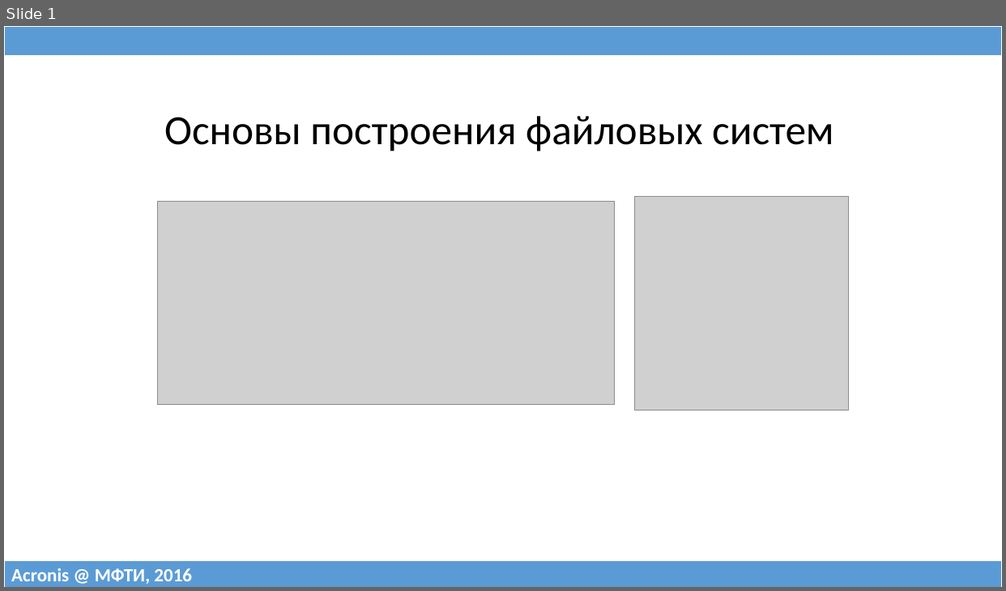
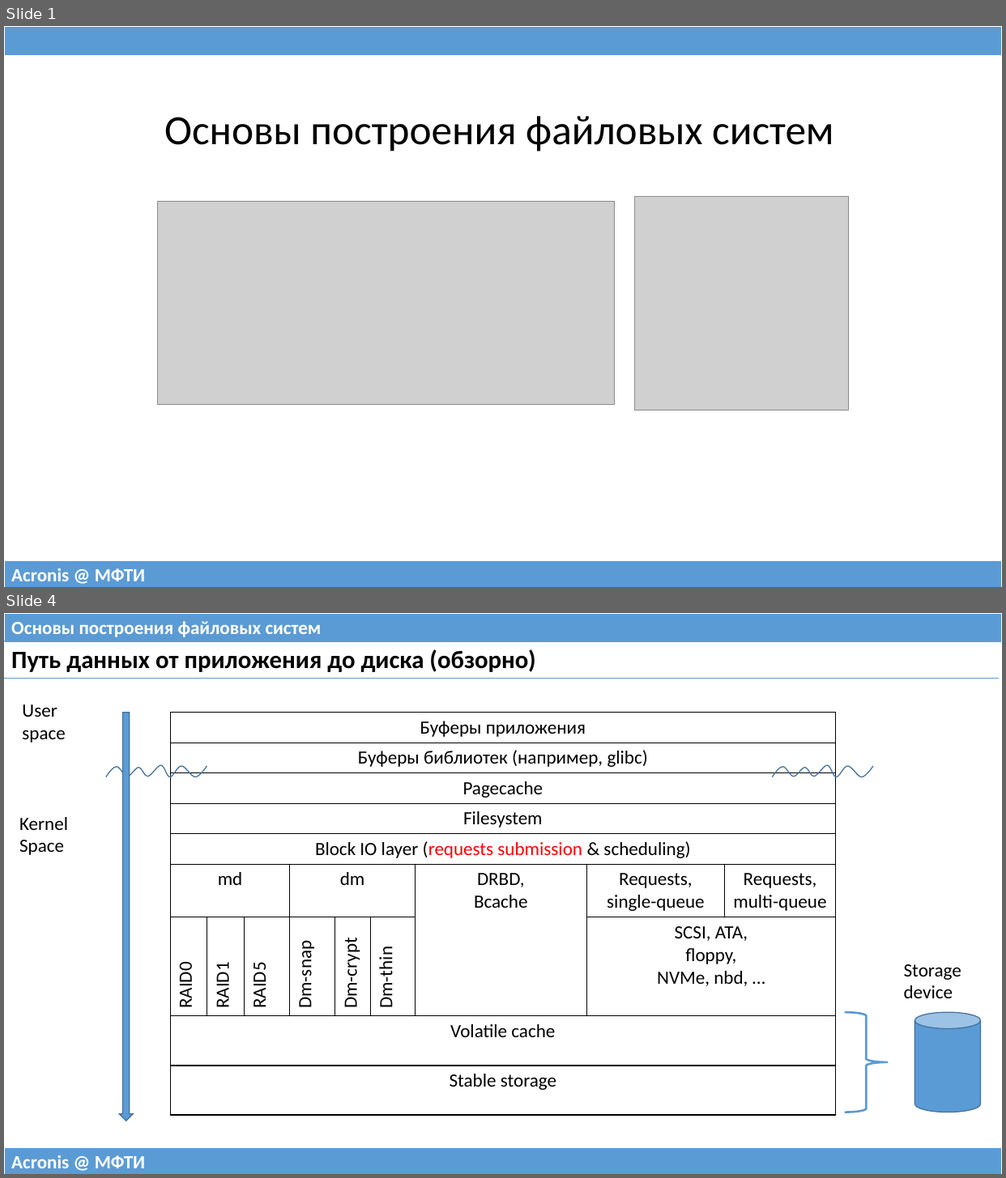
Before and after one commit to 75cc8545e7b021ed280ed0ef99fc7fc4/filesystems-101, a slide deck: talks/src/class10.pptx. Shown one above the other, each under a label of ours: slide 1 before the commit, slides 1 and 4 after it; the slides between them are not shown. The pictures are 1006x591 and 1006x1178 pixels, drawn with LibreOffice and Linux fonts; fonts in the diff are those of the drawing; grey boxes stand for pictures. Boxes give left, top, right and bottom in pixels: in the first picture for what was removed or moved away, otherwise in the second. Text is boxed around its words. In the diff, an @@ line names an element or a change of style, - is before the commit and + after.

Commit message:
Added class10 (IO path overview, queueing and scheduling).

```diff
--- a/talks/src/class10.pptx
+++ b/talks/src/class10.pptx
@@ slide 4 added at bbox=[4, 613, 1002, 1174], background #FFFFFF @@
@@ table added at bbox=[4, 613, 1002, 643], 1 rows, 1 columns @@
+Основы построения файловых систем
@@ table added at bbox=[4, 641, 999, 679], 1 rows, 1 columns @@
+Путь данных от приложения до диска (обзорно)
@@ text added at bbox=[22, 705, 65, 743], 18 pt, text #000000 @@
+User
+space
@@ down arrow added at bbox=[119, 713, 133, 1122], fill #5B9BD5, outline #43739E 1 pt @@
@@ table added at bbox=[170, 713, 836, 1112], 9 rows, 9 columns @@
+Буферы приложения |  |  |  |  |  |  |  | 
+Буферы библиотек (например, glibc) |  |  |  |  |  |  |  | 
+Pagecache |  |  |  |  |  |  |  | 
+Filesystem |  |  |  |  |  |  |  | 
+Block IO layer (requests submission & scheduling) |  |  |  |  |  |  |  | 
+md |  |  | dm |  |  | DRBD, / Bcache | Requests, single-queue | Requests, multi-queue
+RAID0 | RAID1 | RAID5 | Dm-snap | Dm-crypt | Dm-thin |  | SCSI, ATA, floppy, NVMe, nbd, … | 
+Volatile cache |  |  |  |  |  |  |  | 
+Stable storage |  |  |  |  |  |  |  | 
@@ freeform shape added at bbox=[106, 766, 206, 777], outline #43739E 1 pt @@
@@ freeform shape added at bbox=[772, 766, 873, 777], outline #43739E 1 pt @@
@@ text added at bbox=[19, 817, 68, 855], 18 pt, text #000000 @@
+Kernel
+Space
@@ text added at bbox=[904, 965, 961, 999], 18 pt, text #000000 @@
+Storage
+device
@@ right brace added at bbox=[845, 1013, 889, 1113], outline #5B9BD5 2 pt @@
@@ cylinder added at bbox=[915, 1013, 981, 1113], fill #5B9BD5, outline #43739E 1 pt @@
@@ table added at bbox=[4, 1148, 1002, 1174], 1 rows, 1 columns @@
+Acronis @ МФТИ
@@ slide 1 changed as well @@
@@ table at bbox=[4, 561, 1002, 587] @@
-row 1, column 1: Acronis @ МФТИ, 2016
+row 1, column 1: Acronis @ МФТИ
```
Also in this commit, not shown: 2 other slides changed, 30 other slides added, 13 slides removed, 1 other file.
